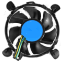
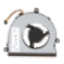
Revision of a layered (64, 64) image; what changed, layer by layer:
showed group "1_animated" (5 layers) over [left=2, top=5, right=61, bottom=59]
added layer "-e-fan_1_0" in group "1_animated" over [left=2, top=5, right=61, bottom=59]
hid group "2_animated" (6 layers) over [left=2, top=1, right=61, bottom=61]
hid "base" (1st of 2, in "2_animated") over [left=2, top=1, right=61, bottom=61]
removed layer "1" (2nd of 2, in "2_animated") from group "2_animated" over [left=9, top=7, right=56, bottom=55]
